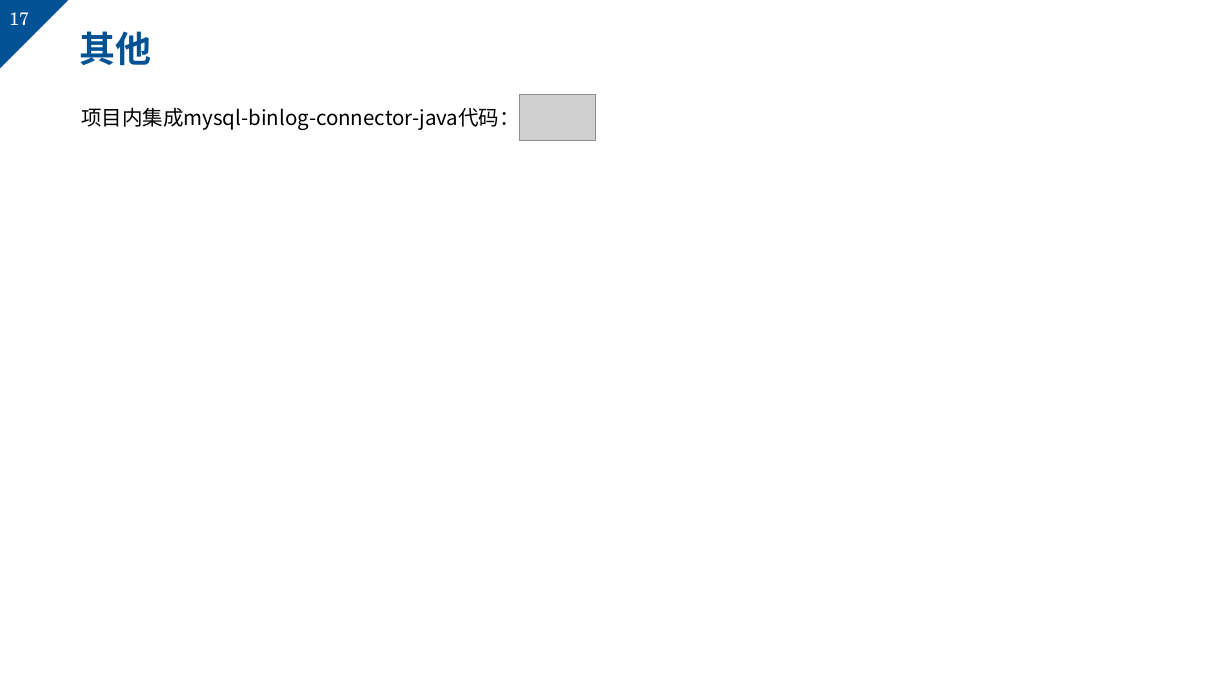
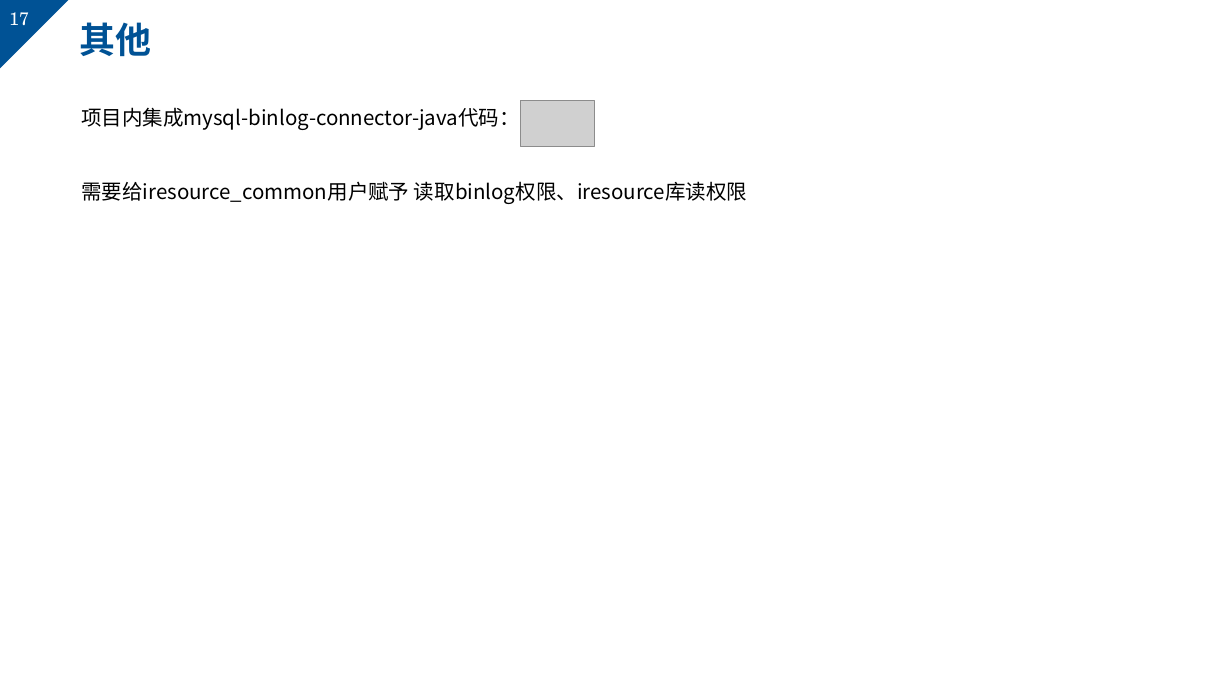
Before and after one commit to markMe1024/coding, a slide deck: slide 17 of MySQL/binlog/后端与UI的webscoket事件机制.pptx. Drawn at 1232x693 pixels with LibreOffice and Linux fonts; fonts in the diff are those of the drawing; grey boxes stand for pictures; background and template pictures are left out. Boxes give left, top, right and bottom in pixels: in the first picture for what was removed or moved away, otherwise in the second. Text is boxed around its words. In the diff, an @@ line names an element or a change of style, - is before the commit and + after.

```diff
--- a/MySQL/binlog/后端与UI的webscoket事件机制.pptx
+++ b/MySQL/binlog/后端与UI的webscoket事件机制.pptx
@@ title "其他": place and size @@
-title "其他" at box(80, 31, 152, 66)
+title "其他" at box(80, 22, 152, 57)
@@ picture: place and size @@
-picture at box(519, 94, 595, 141)
+picture at box(520, 101, 594, 147)
@@ text at box(81, 181, 747, 204): paragraph added @@
+需要给iresource_common用户赋予 读取binlog权限、iresource库读权限
```
Also in this commit, not shown: 1 other file.
